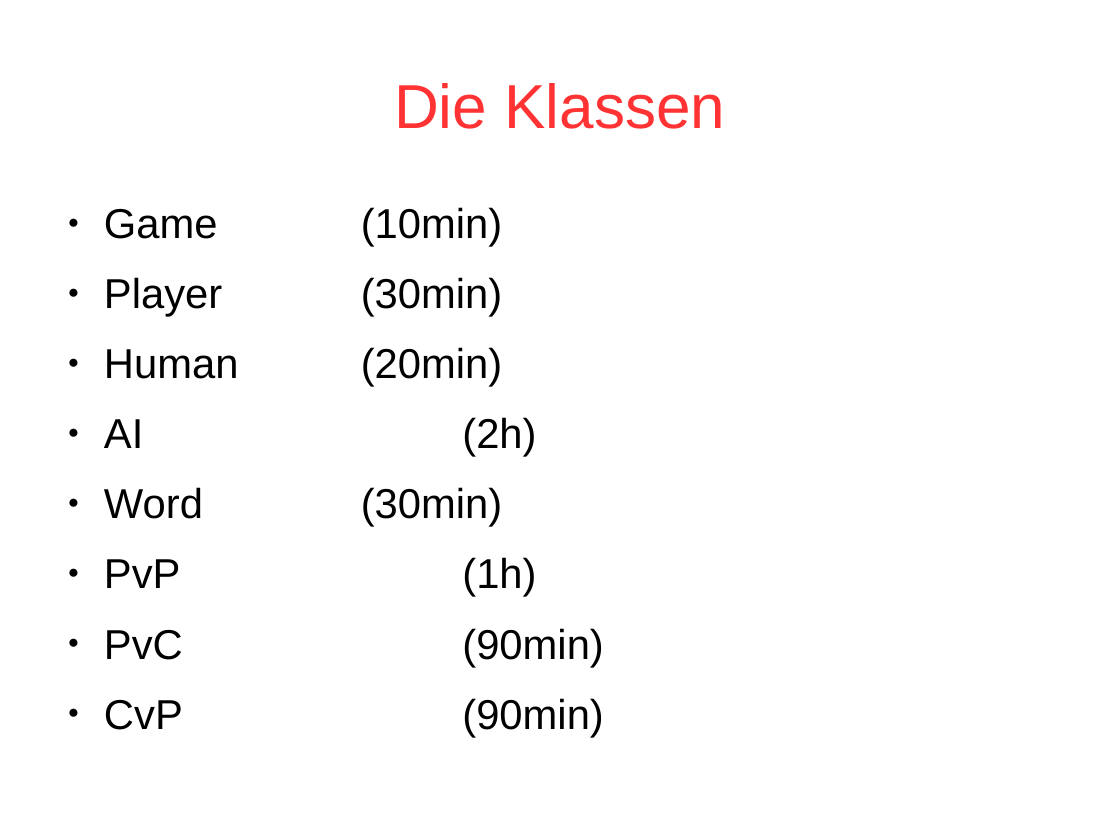
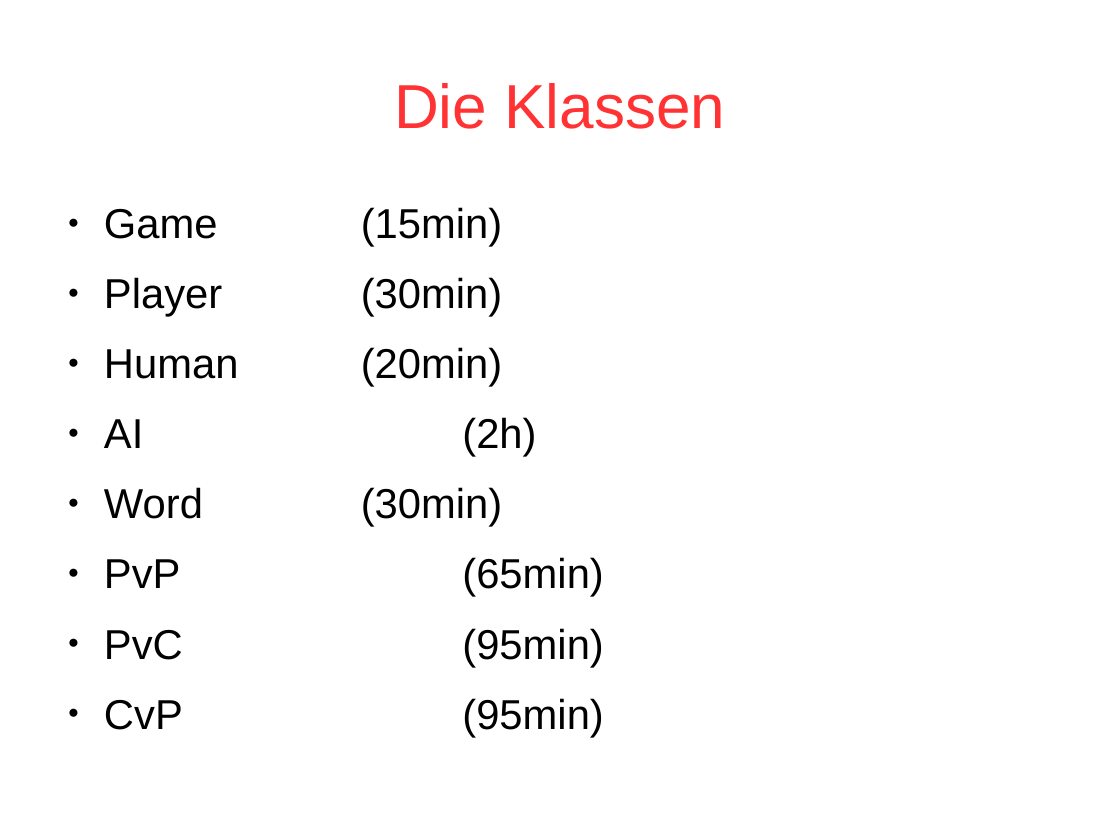
Before and after one commit to dodonator/hangman_java, a slide deck: slide 4 of Hangman.odp. Drawn at 1120x840 pixels with LibreOffice and Linux fonts; fonts in the diff are those of the drawing. Boxes give left, top, right and bottom in pixels: in the first picture for what was removed or moved away, otherwise in the second. Text is boxed around its words. In the diff, an @@ line names an element or a change of style, - is before the commit and + after.

```diff
--- a/Hangman.odp
+++ b/Hangman.odp
@@ text at box(104, 207, 503, 247): text changed @@
-● Game (10min)
+● Game (15min)
@@ text at box(104, 557, 604, 737): text changed @@
-● PvP (1h)
-● PvC (90min)
-● CvP (90min)
+● PvP (65min)
+● PvC (95min)
+● CvP (95min)
```
Also in this commit, not shown: 1 other slide changed, 1 other file.
